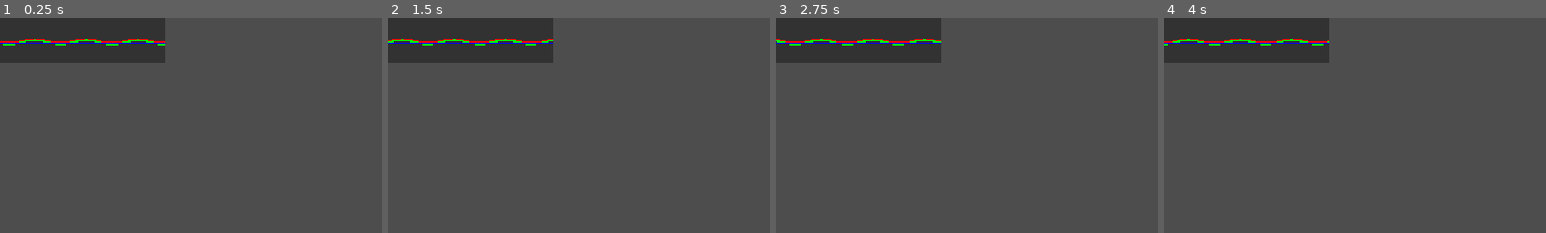
Above: before the commit, frames 1-4 (left to right).
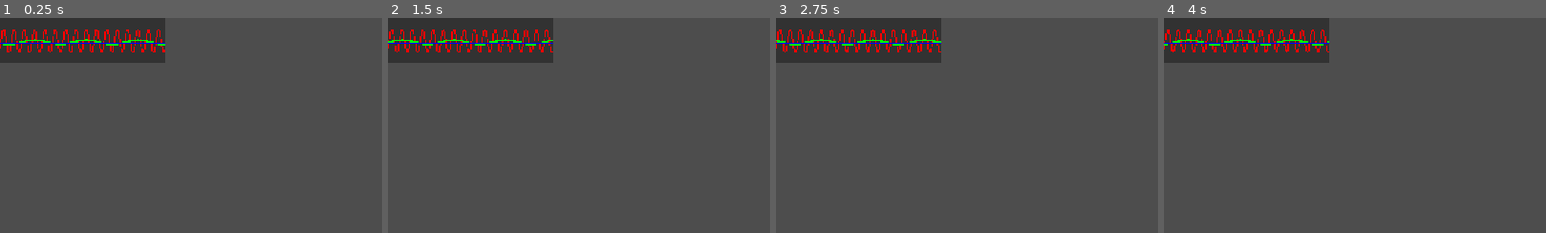
Above: after the commit, the same moments.

Repository: Bijunoka/gwj98
Game: Godot game, scene res://scenes/levels/LevetTest1.tscn
Two runs of this game, one before a commit and one after it. Both use one fixed random seed, a clock stepped at 60 frames per second and the inputs below. The engine's default icon, where the game draws it, is replaced by a stand-in: a white triangle on a blue panel in a dark square.
Inputs:
- Up to frame 1 (0.25 s): no input
- Up to frame 2 (1.5 s): no input
- Up to frame 3 (2.75 s): no input
- Up to frame 4 (4 s): no input
The pictures show only the part of the screen within x 0-50%, y 0-50%; the shares and areas given below are measured in that part.

The runs differ from the first frame. In frame 1, 1.2% of the frame differs, in the area x 0-44%, y 5-16%; in frame 2, 1.2%; in frame 3, 1.2%; in frame 4, 1.2%.

Commit message:
ajout de brouilleurs

Diff:
--- a/Binding.gd
+++ b/Binding.gd
@@ -7,3 +7,6 @@
 
 func monitor_set_wave(wave_range: float, frequency: float, color_i: int, wave_i: int) -> void:
 	monitor.set_wave(wave_range, frequency, color_i, wave_i)
+
+func monitor_clear(color) -> void:
+	monitor.clear(color)
--- a/scenes/Main.tscn
+++ b/scenes/Main.tscn
@@ -41,15 +41,17 @@
 
 func set_wave(wave_range: float, frequency: float, color_i: int, wave_i: int) -> void:
 	waves[color_i*Binding.MONITOR_NB_COLORS + wave_i] = Vector2(wave_range, frequency)
-	update_waves()
 
-func update_waves() -> void:
+func _process(_delta: float) -> void:
 	material.set_shader_parameter(&\"waves\", waves)
+
+func clear(c: int) -> void:
+	for i in Binding.MONITOR_WAVE_PER_COLOR:
+		waves[c*Binding.MONITOR_NB_COLORS+i] = Vector2.ZERO
 
 func _ready() -> void:
 	Binding.monitor = self
 	waves.resize(Binding.MONITOR_WAVE_PER_COLOR*Binding.MONITOR_NB_COLORS)
-	update_waves()
 "
 
 [node name="Main" type="Node" unique_id=225285065]
--- /dev/null
+++ b/scenes/level_objects/StaticSignals/Jammer.gd
@@ -0,0 +1,21 @@
+class_name Jammer extends Node2D
+
+
+@export_range(0, Binding.MONITOR_NB_COLORS - 1) var color: int
+var ray_cast: RayCast2D = RayCast2D.new()
+var is_jamming: bool
+
+func _ready() -> void:
+	process_priority = 1
+	add_child(ray_cast)
+
+func _process(_delta: float) -> void:
+	ray_cast.target_position = Binding.player.global_position-global_position
+	ray_cast.force_raycast_update()
+	var ray_is_colliding = ray_cast.is_colliding()
+	if is_jamming:
+		Binding.monitor_clear(color)
+		Binding.monitor_set_wave(0.15+0.1*sin(Time.get_ticks_msec()*0.01), 100, color, 0)
+		if ray_is_colliding:
+			Binding.monitor_clear(color)
+	is_jamming = not ray_is_colliding
--- a/scenes/levels/LevetTest1.tscn
+++ b/scenes/levels/LevetTest1.tscn
@@ -5,6 +5,7 @@
 [ext_resource type="Texture2D" uid="uid://cr7plbxfk5q1e" path="res://icon.svg" id="4_1dbd5"]
 [ext_resource type="Script" uid="uid://dsbd8ydlp5ynt" path="res://scenes/level_objects/StaticSignals/YStaticSignal.gd" id="4_ldphq"]
 [ext_resource type="Script" uid="uid://drold8s7j1vu4" path="res://scenes/level_objects/StaticSignals/XStaticSignal.gd" id="4_m7v3u"]
+[ext_resource type="Script" uid="uid://dymlqreuykfvt" path="res://scenes/level_objects/StaticSignals/Jammer.gd" id="6_ldphq"]
 
 [node name="LevetTest1" type="Node2D" unique_id=1775339090]
 
@@ -24,7 +25,7 @@
 [node name="walls" type="StaticBody2D" parent="." unique_id=208525123]
 
 [node name="CollisionPolygon2D" type="CollisionPolygon2D" parent="walls" unique_id=1251835488]
-polygon = PackedVector2Array(19, 69, 459, 219, 562, 203, 604, 226, 589, 264, 559, 247, 506, 258, 59, 154, -115, 304, 95, 958, 599, 998, 1611, 851, 1491, -139, 837, 29, 776, - …(161 unchanged characters)…
+polygon = PackedVector2Array(19, 69, 459, 219, 562, 203, 604, 226, 589, 264, 559, 247, 506, 258, 59, 154, -115, 304, 95, 958, 663, 507, 552, 903, 1611, 851, 1491, -139, 837, 29, 776, - …(161 unchanged characters)…
 
 [node name="Player" parent="." unique_id=981221256 instance=ExtResource("1_ccxuw")]
 position = Vector2(724, 351)
@@ -38,8 +39,14 @@
 scale = Vector2(0.3, 0.3)
 texture = ExtResource("4_1dbd5")
 
+[node name="Jammer" type="Node2D" parent="." unique_id=516138470]
+position = Vector2(804, 509)
+script = ExtResource("6_ldphq")
+color = null
+metadata/_custom_type_script = "uid://dymlqreuykfvt"
+
 [node name="XStaticSignal" type="Node2D" parent="." unique_id=2014543441]
-position = Vector2(574, 417)
+position = Vector2(346, 386)
 script = ExtResource("4_m7v3u")
 intensity = 24.123
 frequency = 20.0
@@ -47,7 +54,7 @@
 metadata/_custom_type_script = "uid://drold8s7j1vu4"
 
 [node name="YStaticSignal" type="Node2D" parent="." unique_id=1525620860]
-position = Vector2(647, 289)
+position = Vector2(630, 164)
 script = ExtResource("4_ldphq")
 intensity = 27.193
 frequency = 20.0
Not shown, added: scenes/level_objects/StaticSignals/Jammer.gd.uid
